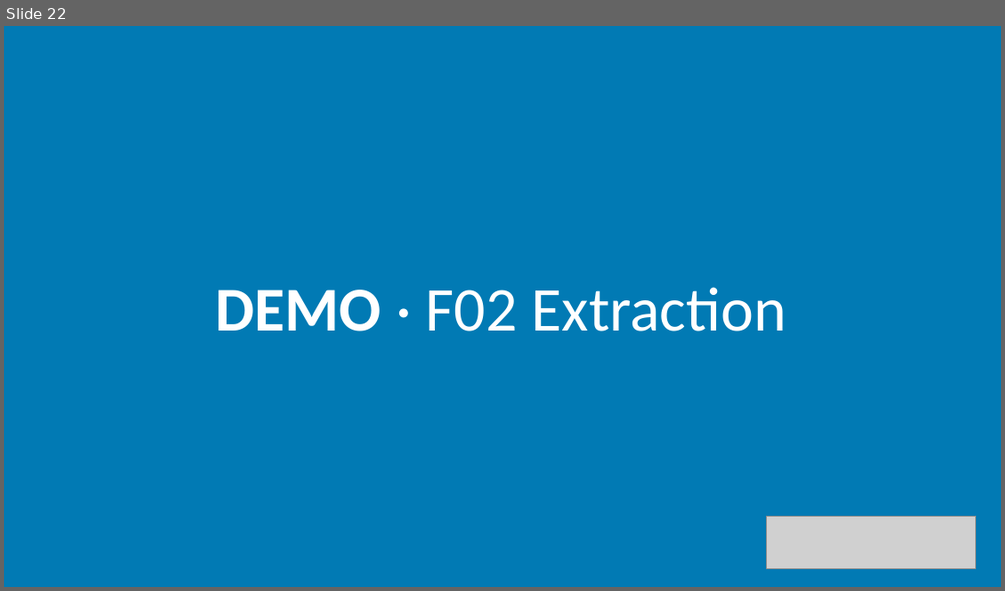
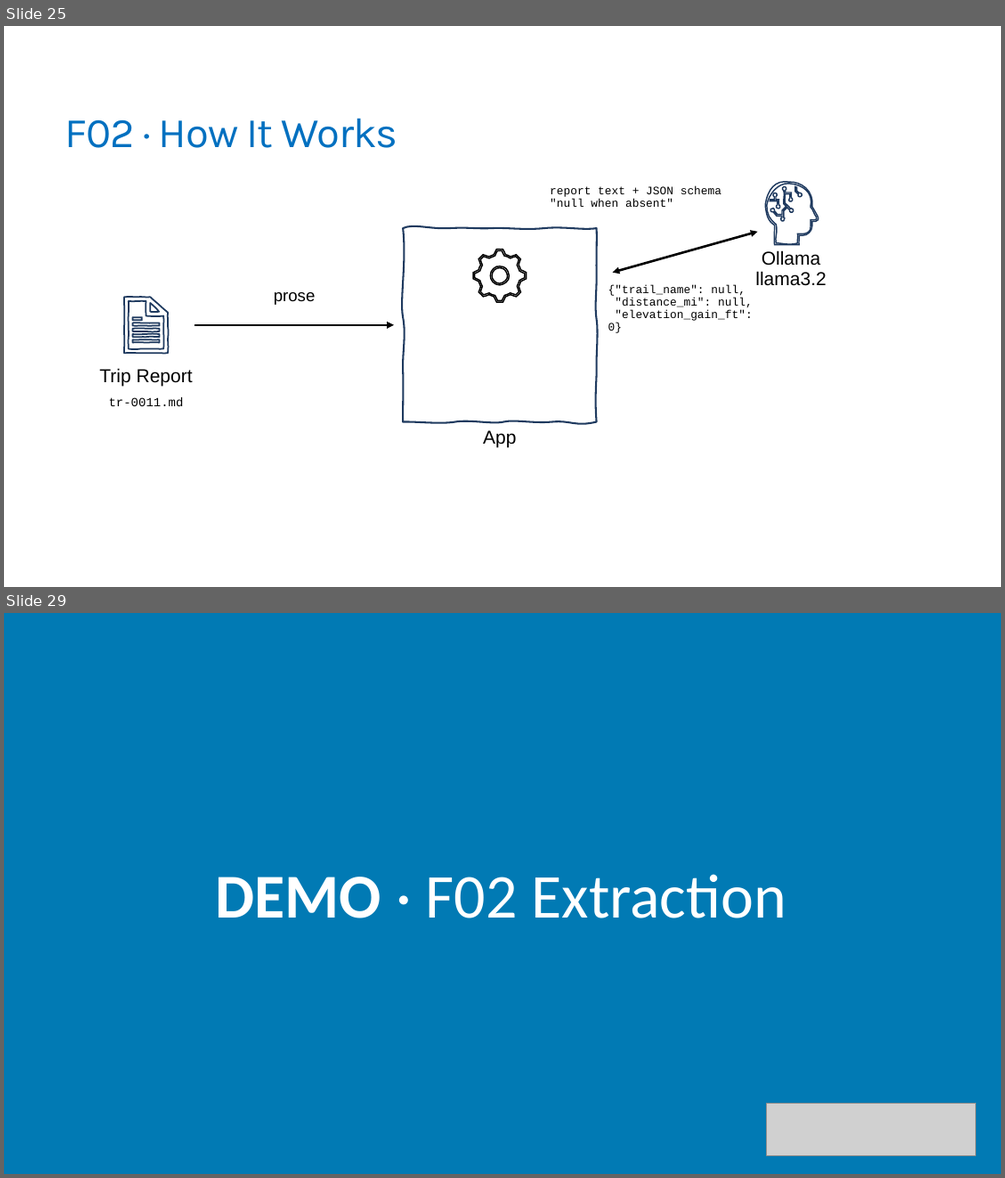
Before and after one commit to trailheadtechnology/10-ai-features-workshop, a slide deck: modules/M1-understanding/M1-understanding.pptx. Shown one above the other, each under a label of ours: slide 22 before the commit, slides 25 and 29 after it; the slides between them are not shown. The pictures are 1005x591 and 1005x1178 pixels, drawn with LibreOffice and Linux fonts; fonts in the diff are those of the drawing; grey boxes stand for pictures. Boxes give left, top, right and bottom in pixels: in the first picture for what was removed or moved away, otherwise in the second. Text is boxed around its words. In the diff, an @@ line names an element or a change of style, - is before the commit and + after.

```diff
--- a/modules/M1-understanding/M1-understanding.pptx
+++ b/modules/M1-understanding/M1-understanding.pptx
@@ slide 25 added at <box>4,26,1001,587</box>, background #FFFFFF @@
@@ title added at <box>65,118,398,148</box>, 40.5 pt, text #0070C0 @@
+F02 · How It Works
@@ text added at <box>550,185,721,207</box>, 11 pt, text #000000 @@
+report text + JSON schema
+"null when absent"
@@ group added at <box>765,183,818,245</box>: 4 freeform shapes @@
@@ freeform shape added at <box>404,228,597,421</box>, outline #1F3A5F 1.75 pt @@
@@ double arrow added from (613, 272) to (758, 232), #000000 2.25 pt @@
@@ freeform shape added at <box>474,248,526,302</box>, outline #000000 1.25 pt @@
@@ text added at <box>755,250,825,286</box>, 18 pt, text #000000 @@
+Ollama
+llama3.2
@@ group added at <box>113,291,179,359</box>: 6 freeform shapes @@
@@ text added at <box>274,292,316,305</box>, 16 pt, text #000000 @@
+prose
@@ freeform shape added at <box>490,266,509,285</box>, outline #000000 1.25 pt @@
@@ text added at <box>608,285,752,333</box>, 11 pt, text #000000 @@
+{"trail_name": null,
+"distance_mi": null,
+"elevation_gain_ft": 0}
@@ arrow added from (194, 325) to (395, 325), #000000 2.25 pt @@
@@ text added at <box>99,368,193,386</box>, 18 pt, text #000000 @@
+Trip Report
@@ text added at <box>109,397,184,406</box>, 12 pt, text #000000 @@
+tr-0011.md
@@ text added at <box>483,430,516,447</box>, 18 pt, text #000000 @@
+App
@@ what was slide 22 is now slide 29 @@
```
Also in this commit, not shown: 4 slides changed, 18 other slides added, 4 slides removed, 3 other files.
